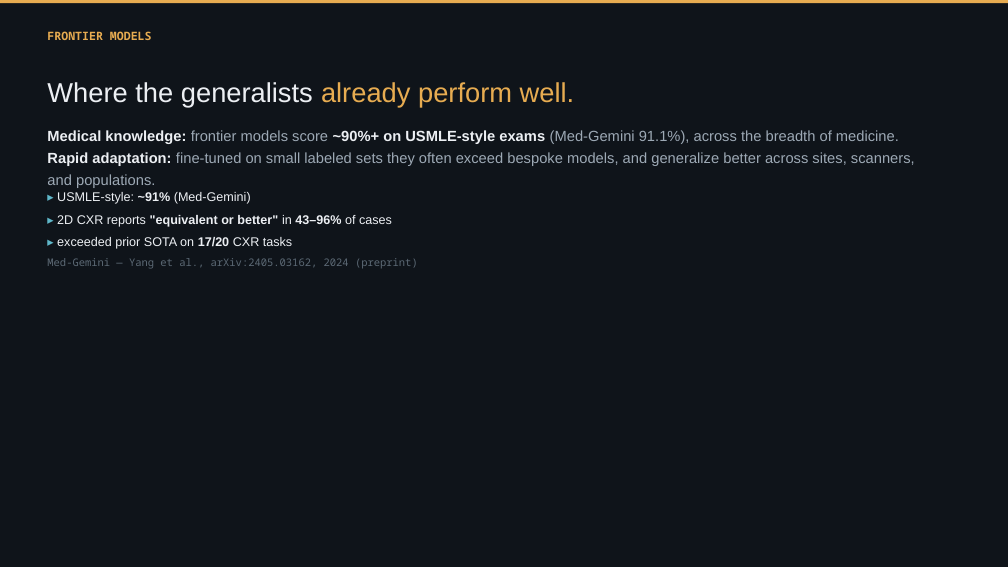
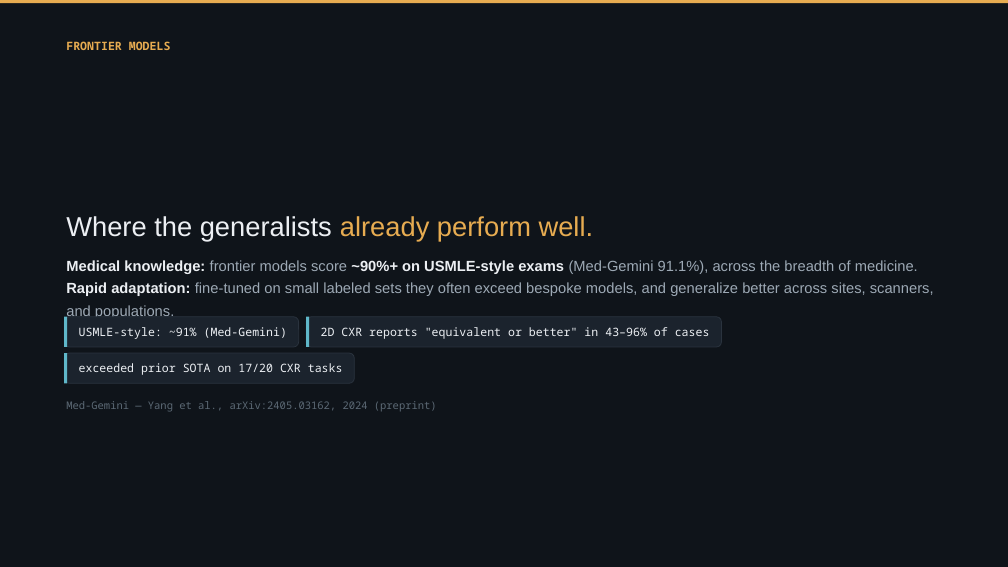
Before and after one commit to Emory-HITI/Mammo, a slide deck: slide 47 of keynote-iwbi-2026/pptx/IWBI2026_Trivedi_FULL_keynote.pptx. Drawn at 1008x567 pixels with LibreOffice and Linux fonts; fonts in the diff are those of the drawing. Boxes give left, top, right and bottom in pixels: in the first picture for what was removed or moved away, otherwise in the second. Text is boxed around its words. In the diff, an @@ line names an element or a change of style, - is before the commit and + after.

```diff
--- a/keynote-iwbi-2026/pptx/IWBI2026_Trivedi_FULL_keynote.pptx
+++ b/keynote-iwbi-2026/pptx/IWBI2026_Trivedi_FULL_keynote.pptx
@@ text "FRONTIER MODELS": place and size @@
-text "FRONTIER MODELS" at <box>47,31,152,40</box>
+text "FRONTIER MODELS" at <box>66,41,171,50</box>
@@ text "FRONTIER MODELS" at <box>66,41,171,50</box>: line spacing 1.14 to 1.28 @@
@@ text "Where the generalists already perform ...": place and size @@
-text "Where the generalists already perform ..." at <box>47,82,575,106</box>
+text "Where the generalists already perform ..." at <box>66,216,594,241</box>
@@ text "Medical knowledge: frontier models score ...": place and size @@
-text "Medical knowledge: frontier models score ..." at <box>47,130,915,188</box>
+text "Medical knowledge: frontier models score ..." at <box>66,260,934,319</box>
@@ text "Medical knowledge: frontier models score ..." at <box>66,260,934,319</box>: line spacing 1.25 to 1.28 @@
@@ rounded rectangle "USMLE-style: ~91% (Med-Gemini)": place and size @@
-rounded rectangle "USMLE-style: ~91% (Med-Gemini)" at <box>57,192,251,204</box>
+rounded rectangle "USMLE-style: ~91% (Med-Gemini)" at <box>64,317,299,347</box>
@@ rectangle added at <box>64,317,67,347</box>, fill #5FB7C9 @@
@@ text in rounded rectangle at <box>79,327,287,339</box>: text changed; size 12 to 11 pt; font Arial to Noto Sans Mono @@
-▸ USMLE-style: ~91% (Med-Gemini)
+USMLE-style: ~91% (Med-Gemini)
@@ rounded rectangle "2D CXR reports "equivalent or ...": place and size @@
-rounded rectangle "2D CXR reports "equivalent or ..." at <box>57,215,392,227</box>
+rounded rectangle "2D CXR reports "equivalent or ..." at <box>306,317,721,347</box>
@@ rectangle added at <box>306,317,309,347</box>, fill #5FB7C9 @@
@@ text in rounded rectangle at <box>321,327,710,339</box>: text changed; size 12 to 11 pt; font Arial to Noto Sans Mono; bold off @@
-▸ 2D CXR reports "equivalent or better" in 43–96% of cases
+2D CXR reports "equivalent or better" in 43–96% of cases
@@ vertical alignment top to middle; fill none to #1B232D; outline none to #2A333E 0.75 pt in 3 elements at <box>64,317,299,347</box>, <box>306,317,721,347</box>, <box>64,353,355,383</box> @@
@@ rounded rectangle "exceeded prior SOTA on 17/20 ...": place and size @@
-rounded rectangle "exceeded prior SOTA on 17/20 ..." at <box>57,237,292,249</box>
+rounded rectangle "exceeded prior SOTA on 17/20 ..." at <box>64,353,355,383</box>
@@ rectangle added at <box>64,353,67,383</box>, fill #5FB7C9 @@
@@ text in rounded rectangle at <box>79,363,343,375</box>: text changed; size 12 to 11 pt; font Arial to Noto Sans Mono @@
-▸ exceeded prior SOTA on 17/20 CXR tasks
+exceeded prior SOTA on 17/20 CXR tasks
@@ text "Med-Gemini — Yang et al., ...": place and size @@
-text "Med-Gemini — Yang et al., ..." at <box>47,258,418,269</box>
+text "Med-Gemini — Yang et al., ..." at <box>66,401,437,412</box>
@@ text "Med-Gemini — Yang et al., ..." at <box>66,401,437,412</box>: line spacing 1.14 to 1.3 @@
```
Also in this commit, not shown: 57 other slides changed, 1 slide added, 1 slide removed, 14 other files.
